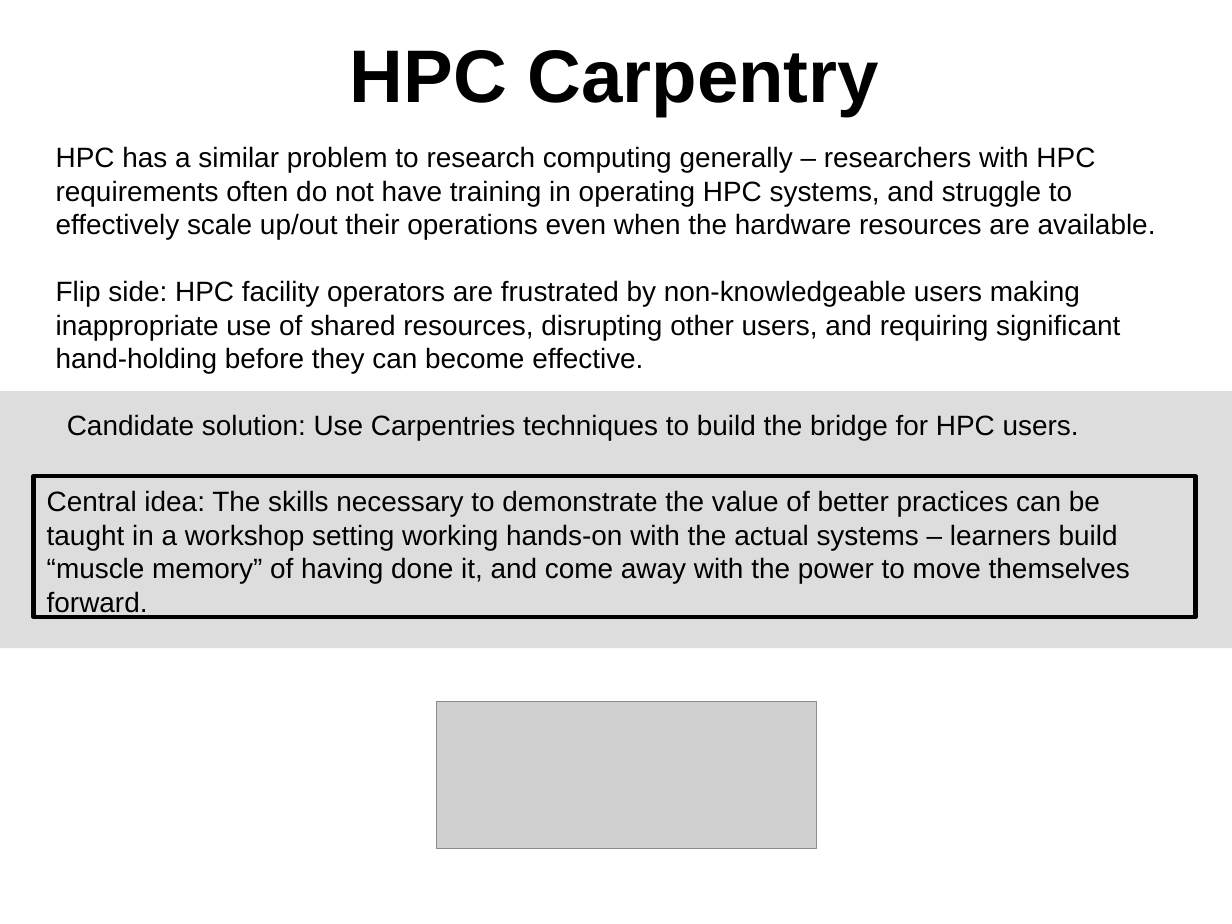
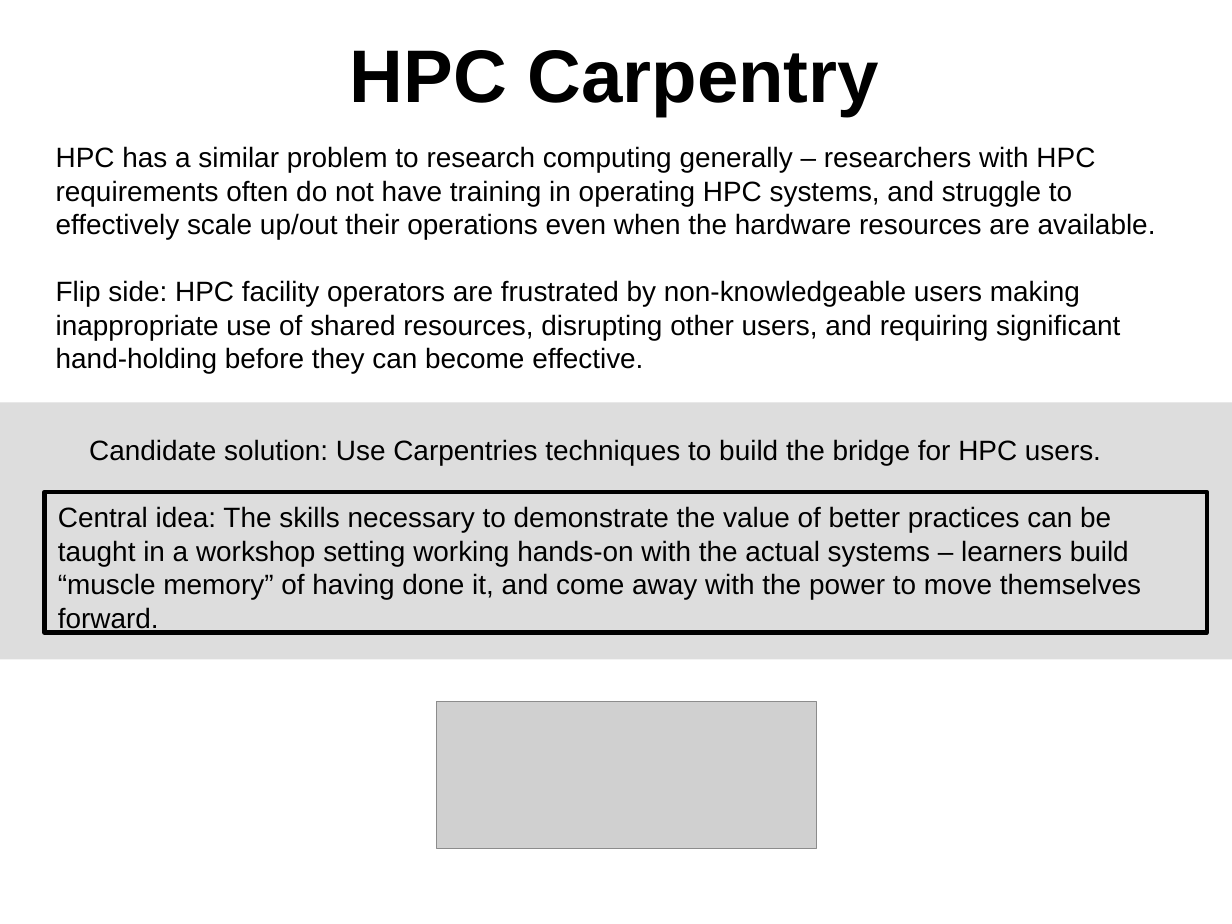
Before and after one commit to hpc-carpentry/coordination, a slide deck: slide 4 of conferences/SC23/sc23_bof_presentation.odp. Drawn at 1232x924 pixels with LibreOffice and Linux fonts; fonts in the diff are those of the drawing; grey boxes stand for pictures; background and template pictures are left out. Boxes give left, top, right and bottom in pixels: in the first picture for what was removed or moved away, otherwise in the second. Text is boxed around its words. In the diff, an @@ line names an element or a change of style, - is before the commit and + after.

```diff
--- a/conferences/SC23/sc23_bof_presentation.odp
+++ b/conferences/SC23/sc23_bof_presentation.odp
@@ rectangle: place and size @@
-rectangle at bbox=[0, 391, 1232, 648]
+rectangle at bbox=[0, 402, 1232, 660]
@@ text "Candidate solution: Use Carpentries techniques ...": place and size @@
-text "Candidate solution: Use Carpentries techniques ..." at bbox=[67, 414, 1079, 440]
+text "Candidate solution: Use Carpentries techniques ..." at bbox=[89, 439, 1101, 465]
@@ rectangle "Central idea: The skills necessary ...": place and size @@
-rectangle "Central idea: The skills necessary ..." at bbox=[34, 476, 1196, 617]
+rectangle "Central idea: The skills necessary ..." at bbox=[45, 492, 1207, 633]
```
Also in this commit, not shown: 1 other slide changed, 3 slides removed, 1 other file.
